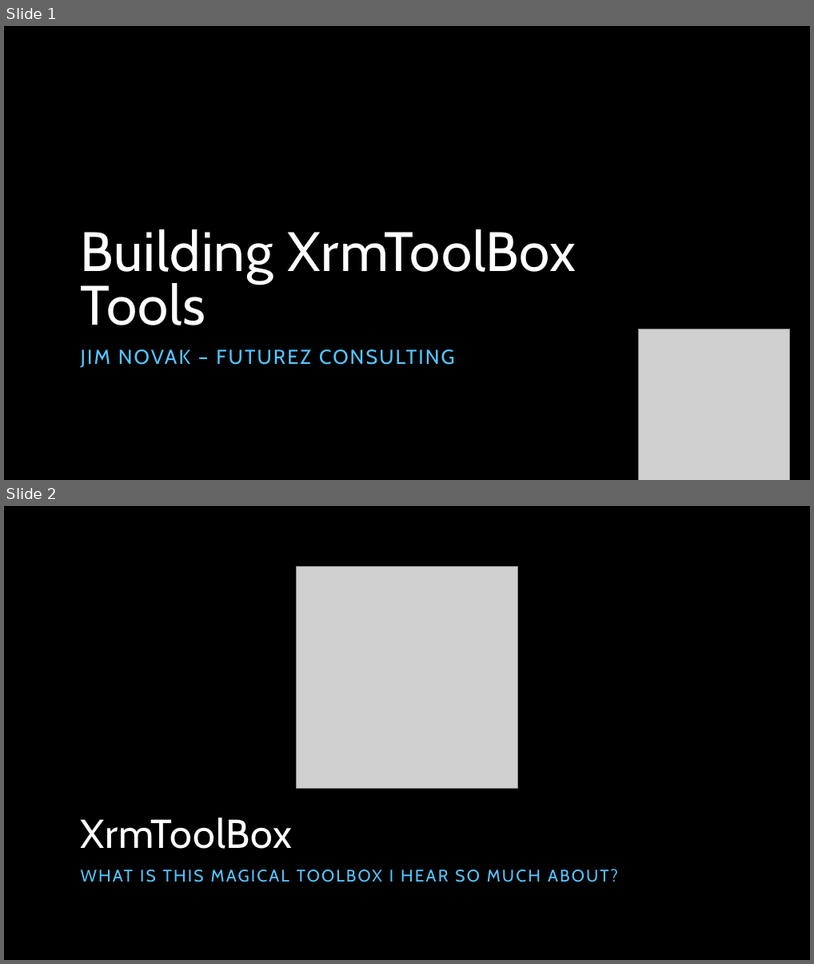
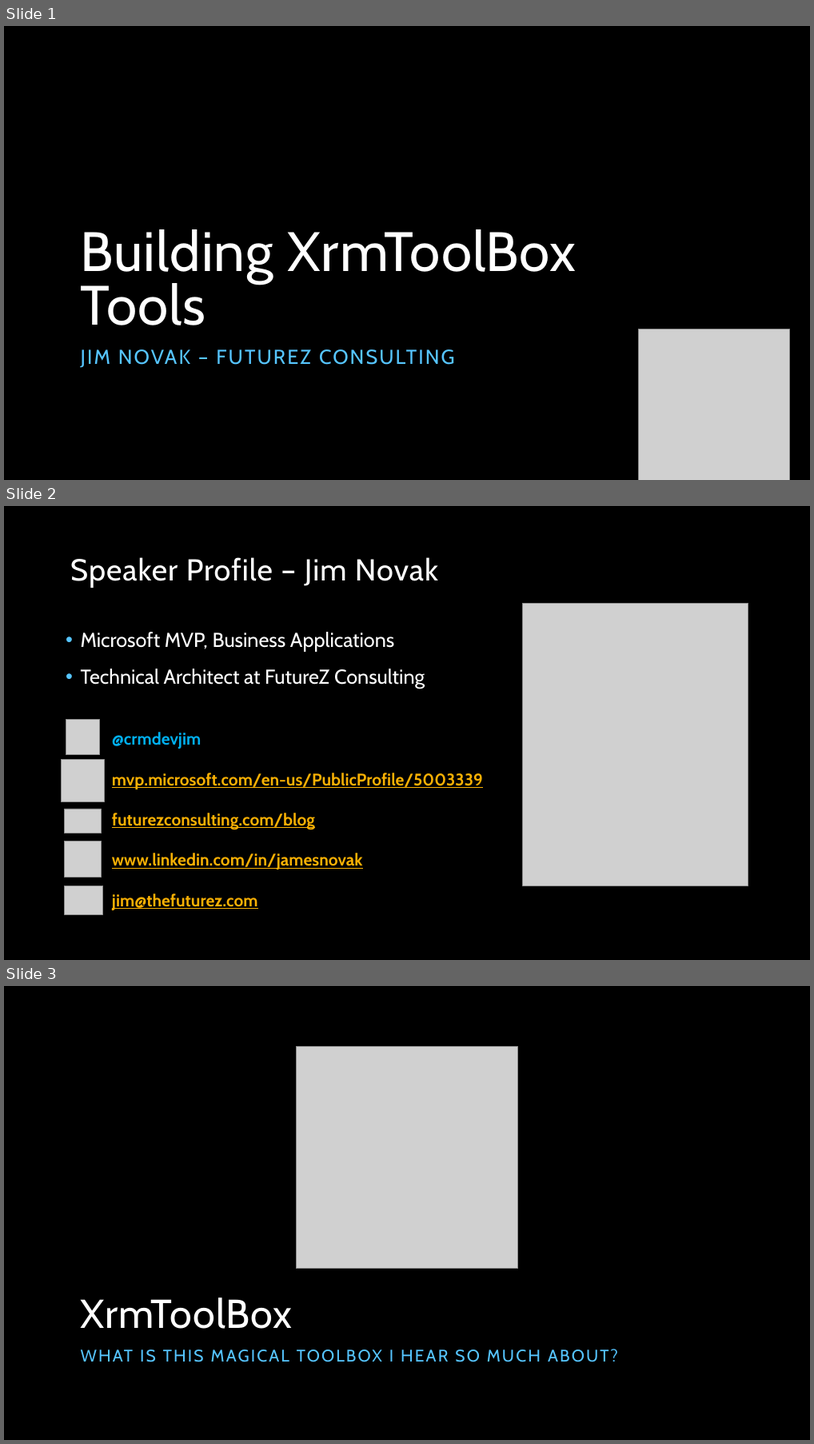
Before and after one commit to jamesnovak/365SaturdayPresentations, a slide deck: Building Xrm Toolbox Tools/Building XrmToolBox Tools.pptx. Shown one above the other, each under a label of ours: slides 1 and 2 before the commit, slides 1, 2 and 3 after it. The pictures are 814x964 and 814x1444 pixels, drawn with LibreOffice and Linux fonts; fonts in the diff are those of the drawing; grey boxes stand for pictures; background and template pictures are left out. Boxes give left, top, right and bottom in pixels: in the first picture for what was removed or moved away, otherwise in the second. Text is boxed around its words. In the diff, an @@ line names an element or a change of style, - is before the commit and + after.

```diff
--- a/Building Xrm Toolbox Tools/Building XrmToolBox Tools.pptx
+++ b/Building Xrm Toolbox Tools/Building XrmToolBox Tools.pptx
@@ slide 2 added at bbox=[4, 506, 810, 960], background picture (left out) @@
@@ title added at bbox=[70, 557, 438, 588], 36 pt, text #FFFFFF @@
+Speaker Profile – Jim Novak
@@ picture added at bbox=[523, 604, 749, 885] @@
@@ text added at bbox=[81, 632, 425, 688], 24 pt, text #FFFFFF @@
+• Microsoft MVP, Business Applications
+• Technical Architect at FutureZ Consulting
@@ picture added at bbox=[66, 720, 100, 755] @@
@@ text added at bbox=[112, 732, 483, 910], 20 pt, text #F8B004, bold, underline @@
+  @crmdevjim
+  mvp.microsoft.com/en-us/PublicProfile/5003339
+  futurezconsulting.com/blog
+  www.linkedin.com/in/jamesnovak
+  jim@thefuturez.com
@@ picture added at bbox=[62, 759, 105, 802] @@
@@ picture added at bbox=[65, 808, 102, 833] @@
@@ picture added at bbox=[65, 840, 102, 877] @@
@@ picture added at bbox=[65, 885, 103, 914] @@
@@ what was slide 2 is now slide 3 @@
```
Also in this commit, not shown: 7 slides changed, 3 other files.
